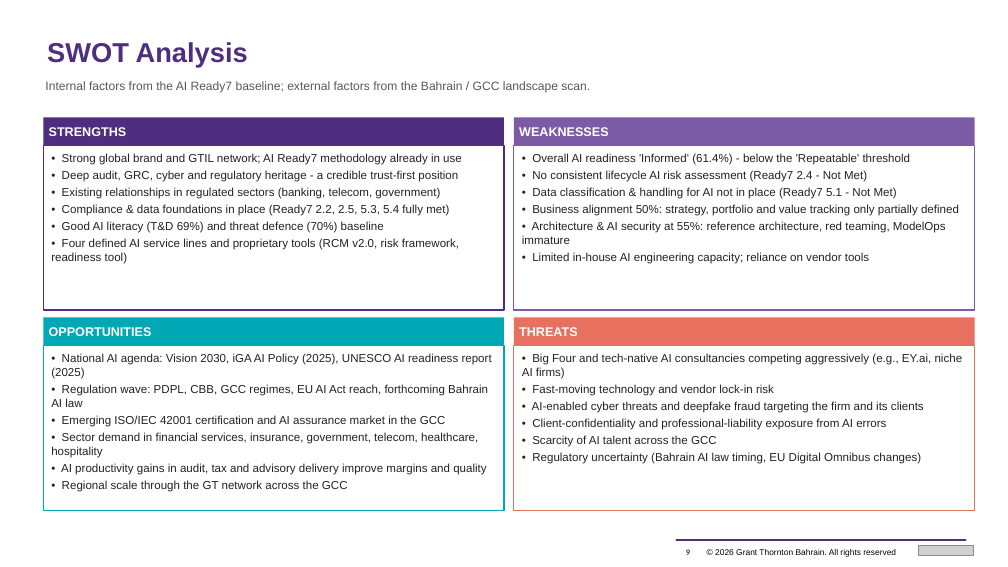
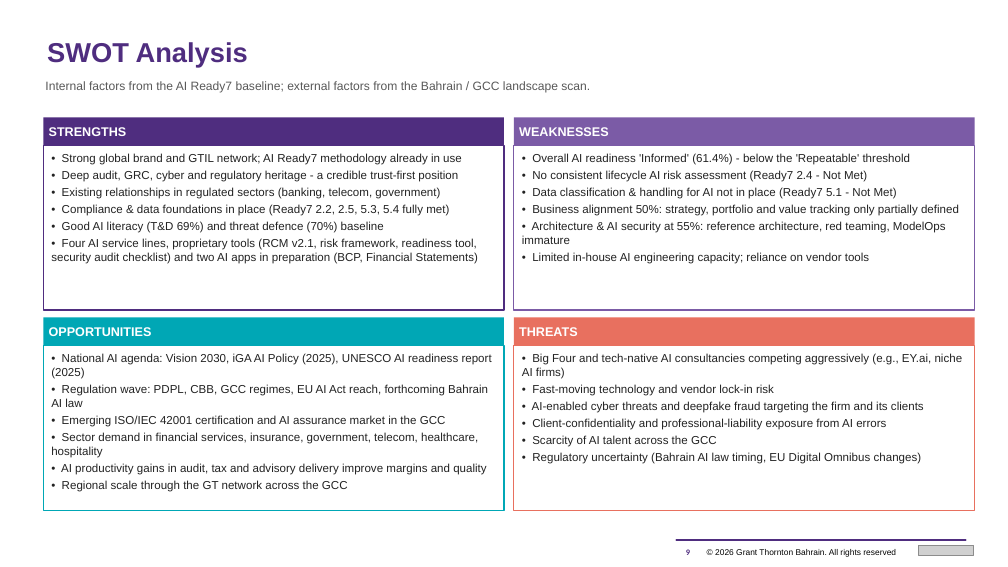
Before and after one commit to mahekdevangtrivedi-wq/GT-AI-Service-Line, a slide deck: slide 9 of 02_AI_Strategy_and_Roadmap/GT_Bahrain_AI_Strategy_and_Roadmap_2026-2028.pptx. Drawn at 1008x567 pixels with LibreOffice and Linux fonts; fonts in the diff are those of the drawing; grey boxes stand for pictures. Boxes give left, top, right and bottom in pixels: in the first picture for what was removed or moved away, otherwise in the second. Text is boxed around its words. In the diff, an @@ line names an element or a change of style, - is before the commit and + after.

```diff
--- a/02_AI_Strategy_and_Roadmap/GT_Bahrain_AI_Strategy_and_Roadmap_2026-2028.pptx
+++ b/02_AI_Strategy_and_Roadmap/GT_Bahrain_AI_Strategy_and_Roadmap_2026-2028.pptx
@@ text at box(51, 238, 478, 264): text changed @@
-• Four defined AI service lines and proprietary tools (RCM v2.0, risk framework, readiness tool)
+• Four AI service lines, proprietary tools (RCM v2.1, risk framework, readiness tool, security audit checklist) and two AI apps in preparation (BCP, Financial Statements)
```
Also in this commit, not shown: 13 other slides changed, 2 slides added, 25 other files.
